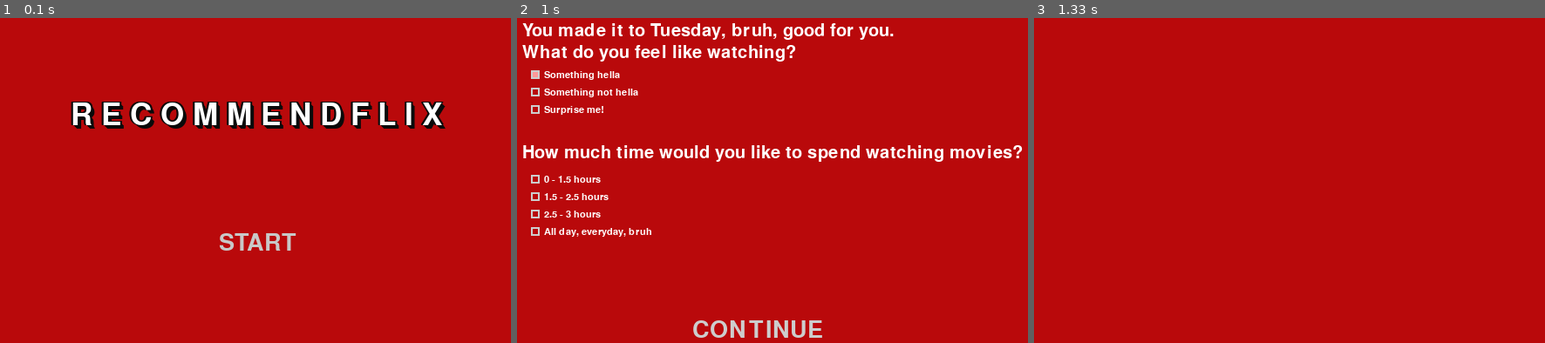
Above: before the commit, frames 1-3 (left to right).
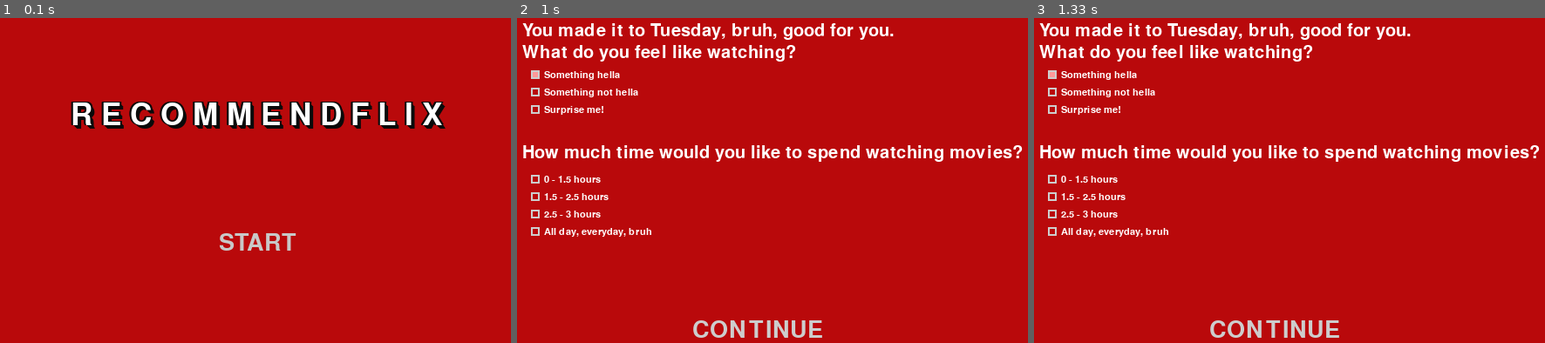
Above: after the commit, the same moments.

Repository: gmilton/RecommeNDflix
Game: pygame game, started from initialscreen.py
Two runs of this game, one before a commit and one after it. Both use one fixed random seed, a clock stepped at 60 frames per second and the inputs below. The source is Python 2; it was converted automatically to run under Python 3.
Inputs (mouse positions are in pixels of both pictures, inside the frame that each line leads up to):
- Up to frame 1 (0.1 s): no input
- Up to frame 2 (1 s): click (777, 242) at 0.38 s; click (537, 73) at 0.72 s
- Up to frame 3 (1.33 s): click (1274, 330) at 1.05 s

Frames 1-2 are identical in both runs. In frame 3, 6.2% of the frame differs, in the area x 1-99%, y 1-99%.

Commit message:
Can only continue if genre and time chosen

Diff:
--- a/initialscreen.py
+++ b/initialscreen.py
@@ -41,6 +41,15 @@
         color = netflix_red
     return color
 
+def toggle_chosen(old, new, chosen):
+
+    if old == netflix_red and new == light_paprika:
+        return True
+    elif old == light_paprika and new == netflix_red:
+        return False
+    else:
+        return chosen
+
 # Variables
 text_vertical = 100
 text_horizontal = 85
@@ -56,6 +65,8 @@
 light_paprika = (255, 153, 153)
 checkbox_color = [netflix_red, netflix_red, netflix_red]
 time_color = [netflix_red, netflix_red, netflix_red, netflix_red]
+genre_chosen = False
+time_chosen = False
 WEEKDAY=datetime.datetime.today().weekday()
 
 if WEEKDAY==0:
@@ -183,25 +194,42 @@
 	    print x, y, checkbox_x, checkbox_y, checkbox_size
             if x > checkbox_x and x < checkbox_x+checkbox_size:
                 if y > checkbox_y and y < checkbox_y+checkbox_size:
+		    old_color = checkbox_color[0]
                     checkbox_color[0] = toggle_colors(checkbox_color, 0)
-		    print checkbox_color[0]
+		    genre_chosen = toggle_chosen(old_color, checkbox_color[0], genre_chosen)
                 if y > checkbox_y+20 and y < checkbox_y+checkbox_size+20:
+		    old_color = checkbox_color[1]
                     checkbox_color[1] = toggle_colors(checkbox_color, 1)
+		    genre_chosen = toggle_chosen(old_color, checkbox_color[1], genre_chosen)
                 if y > checkbox_y+40 and y < checkbox_y+checkbox_size+40:
+		    old_color = checkbox_color[2]
                     checkbox_color[2] = toggle_colors(checkbox_color, 2)
-
+		    genre_chosen = toggle_chosen(old_color, checkbox_color[2], genre_chosen)
                 if y > checkbox_y+120 and y < checkbox_y+checkbox_size+120:
+		    old_color = time_color[0]
                     time_color[0] = toggle_colors(time_color, 0)
+		    time_chosen = toggle_chosen(old_color, time_color[0], time_chosen)
                 if y > checkbox_y+140 and y < checkbox_y+checkbox_size+140:
+		    old_color = time_color[1]
                     time_color[1] = toggle_colors(time_color, 1)
+		    time_chosen = toggle_chosen(old_color, time_color[1], time_chosen)
                 if y > checkbox_y+160 and y < checkbox_y+checkbox_size+160:
+		    old_color = time_color[2]
                     time_color[2] = toggle_colors(time_color, 2)
+		    time_chosen = toggle_chosen(old_color, time_color[2], time_chosen)
                 if y > checkbox_y+180 and y < checkbox_y+checkbox_size+180:
+		    old_color = time_color[3]
                     time_color[3] = toggle_colors(time_color, 3)
+		    time_chosen = toggle_chosen(old_color, time_color[3], time_chosen)
+                print "genre_chose: ", genre_chosen
+                print "time_chosen: ", time_chosen
             if x > 200 and x < 360:
                 if y > 350 and y < 375:
-                    new_screen = True
-                    menu_screen = False
+		    print "genre_chosen: ", genre_chosen
+                    print "time_chosen: ", time_chosen
+		    if genre_chosen and time_chosen:
+                        new_screen = True
+                        menu_screen = False
         if event.type == pygame.QUIT:
             menu_screen = False
             run = False
